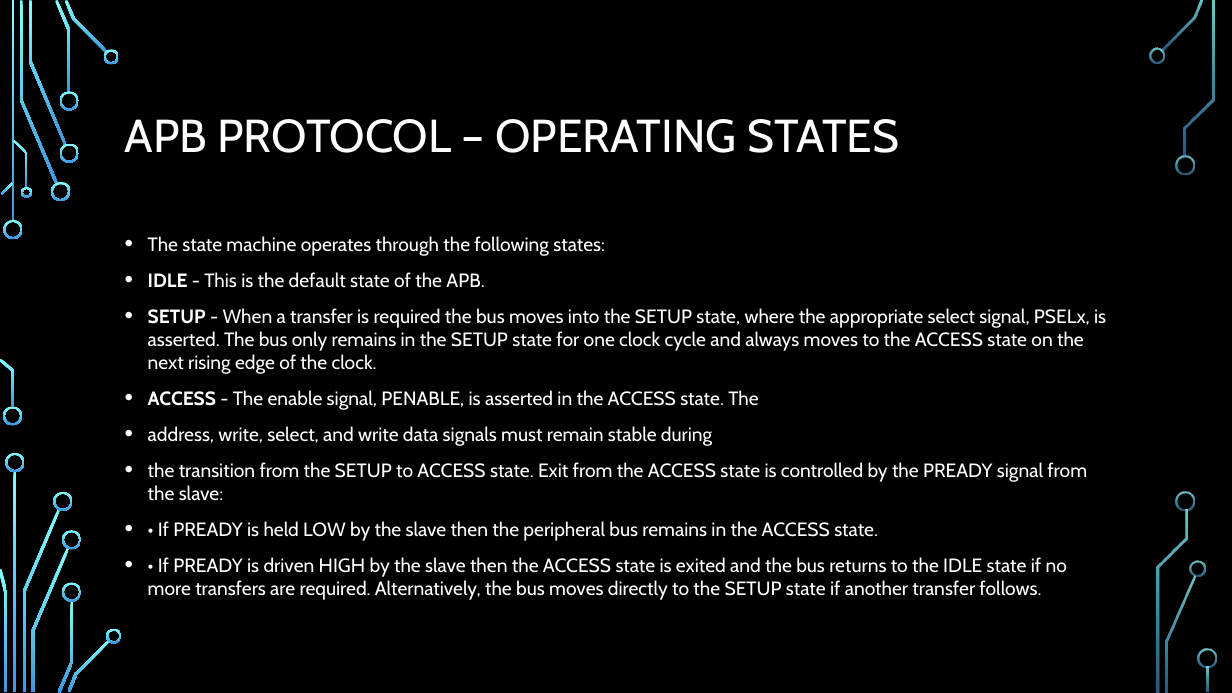
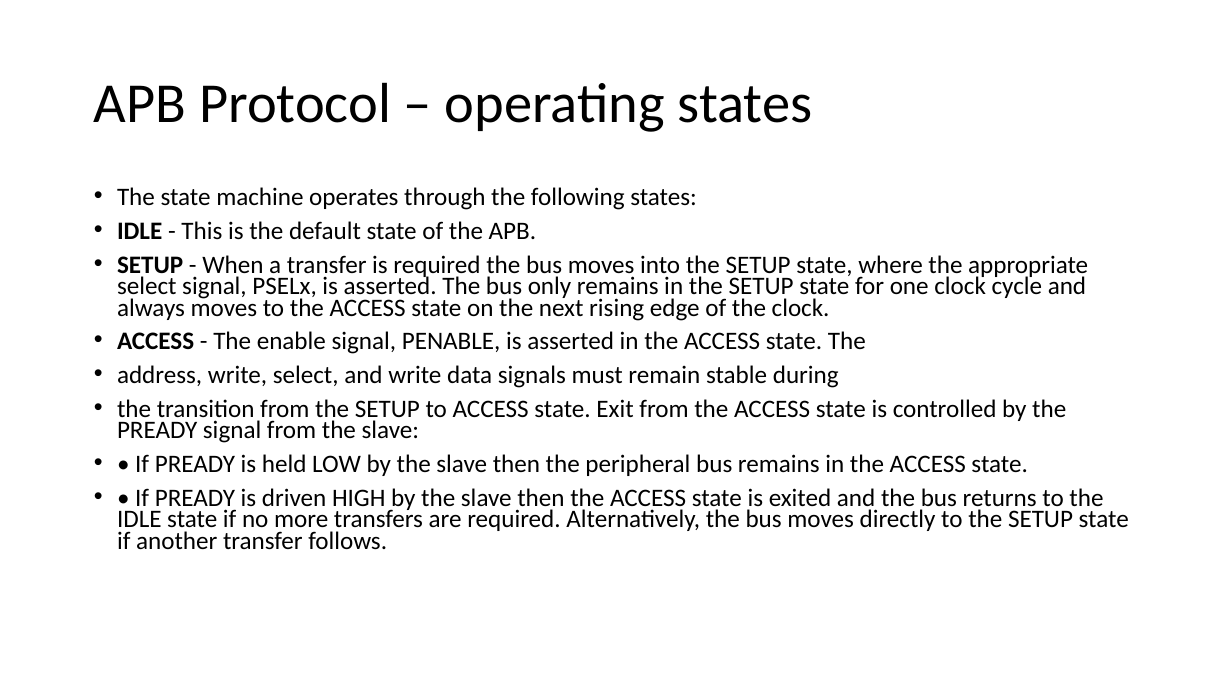
Before and after one commit to liotahuf/project_k_means, a slide deck: slide 24 of Midle presentation.pptx. Drawn at 1232x693 pixels with LibreOffice and Linux fonts; fonts in the diff are those of the drawing; background and template pictures are left out. Boxes give left, top, right and bottom in pixels: in the first picture for what was removed or moved away, otherwise in the second. Text is boxed around its words. In the diff, an @@ line names an element or a change of style, - is before the commit and + after.

```diff
--- a/Midle presentation.pptx
+++ b/Midle presentation.pptx
@@ background picture (left out) to #FFFFFF @@
@@ title at [94,82,813,132]: text changed; size 36 to 44 pt; font Cabin to Calibri; text colour #FFFFFF to #000000 @@
-APB PROTOCOL – OPERATING STATES
+APB Protocol – operating states
@@ text "The state machine operates through ...": place and size @@
-text "The state machine operates through ..." at [148,236,1106,600]
+text "The state machine operates through ..." at [117,187,1129,550]
@@ text "The state machine operates through ..." at [117,187,1129,550]: size 15 to 19.6 pt, font Cabin to Calibri, text colour #FFFFFF to #000000; line spacing 1 to 0.7 @@
@@ group removed at [0,0,1217,693]: 33 freeform shapes, 3 rectangles @@
```
Also in this commit, not shown: 47 other slides changed, 2 other files.
